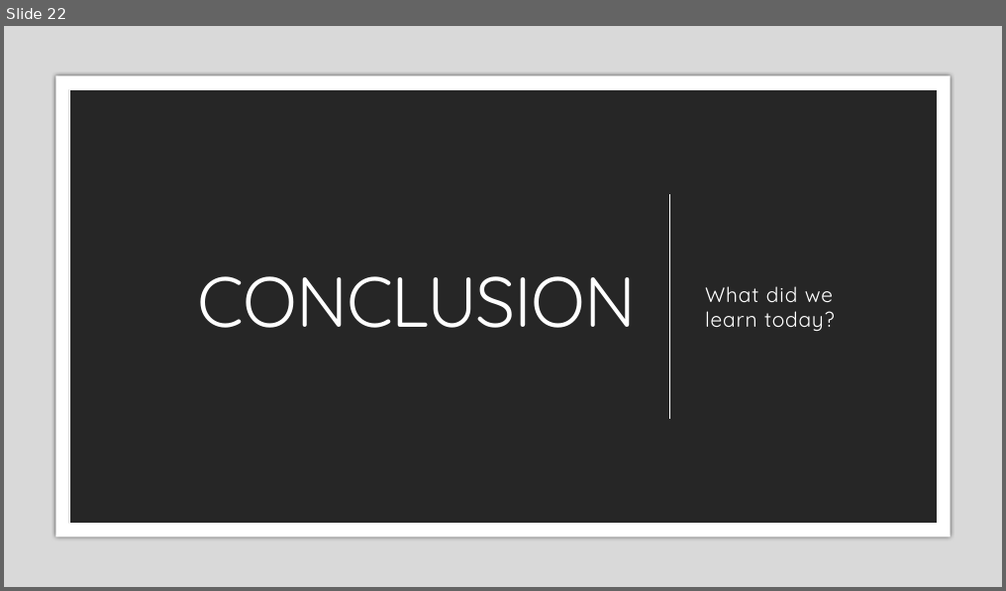
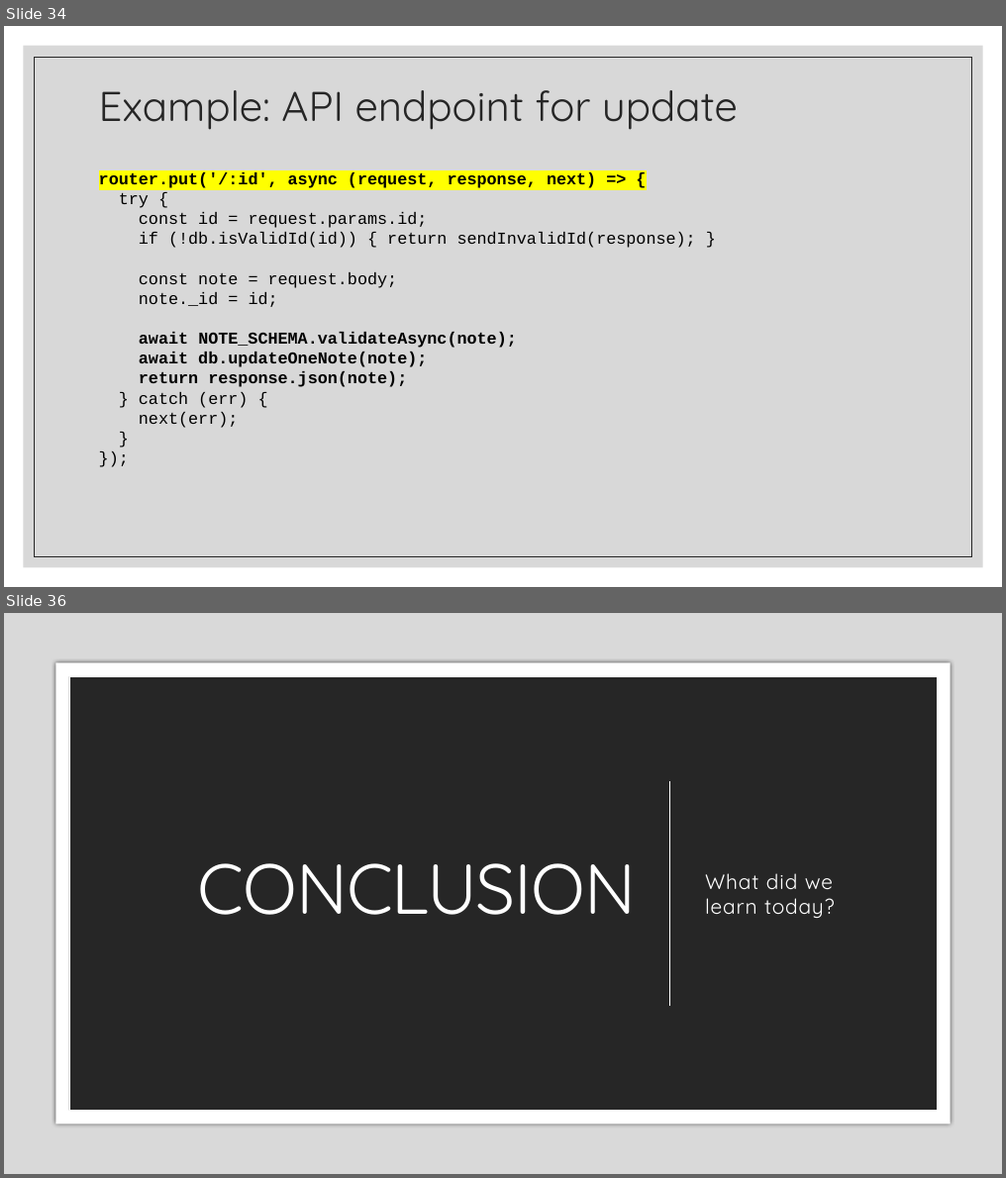
Before and after one commit to zackstotts/base-node-curriculum, a slide deck: unit_03/slides/02 MongoDB & Node.pptx. Shown one above the other, each under a label of ours: slide 22 before the commit, slides 34 and 36 after it; the slides between them are not shown. The pictures are 1006x591 and 1006x1178 pixels, drawn with LibreOffice and Linux fonts; fonts in the diff are those of the drawing. Boxes give left, top, right and bottom in pixels: in the first picture for what was removed or moved away, otherwise in the second. Text is boxed around its words. In the diff, an @@ line names an element or a change of style, - is before the commit and + after.

```diff
--- a/unit_03/slides/02 MongoDB & Node.pptx
+++ b/unit_03/slides/02 MongoDB & Node.pptx
@@ slide 34 added at (4,26,1002,587), background #FFFFFF @@
@@ rectangle added at (24,46,983,568), fill #BFBFBF at 60% opacity @@
@@ rectangle added at (35,57,972,557), outline #262626 0.5 pt @@
@@ title added at (99,90,738,130), 40 pt, text #262626 @@
+Example: API endpoint for update
@@ text added at (99,172,696,428), 16 pt, text #000000 @@
+router.put('/:id', async (request, response, next) => {
+try {
+const id = request.params.id;
+if (!db.isValidId(id)) { return sendInvalidId(response); }
+const note = request.body;
+note._id = id;
+await NOTE_SCHEMA.validateAsync(note);
+await db.updateOneNote(note);
+return response.json(note);
+} catch (err) {
+next(err);
+}
+});
@@ what was slide 22 is now slide 36 @@
```
Also in this commit, not shown: 7 slides changed, 14 other slides added, 1 slide removed.
